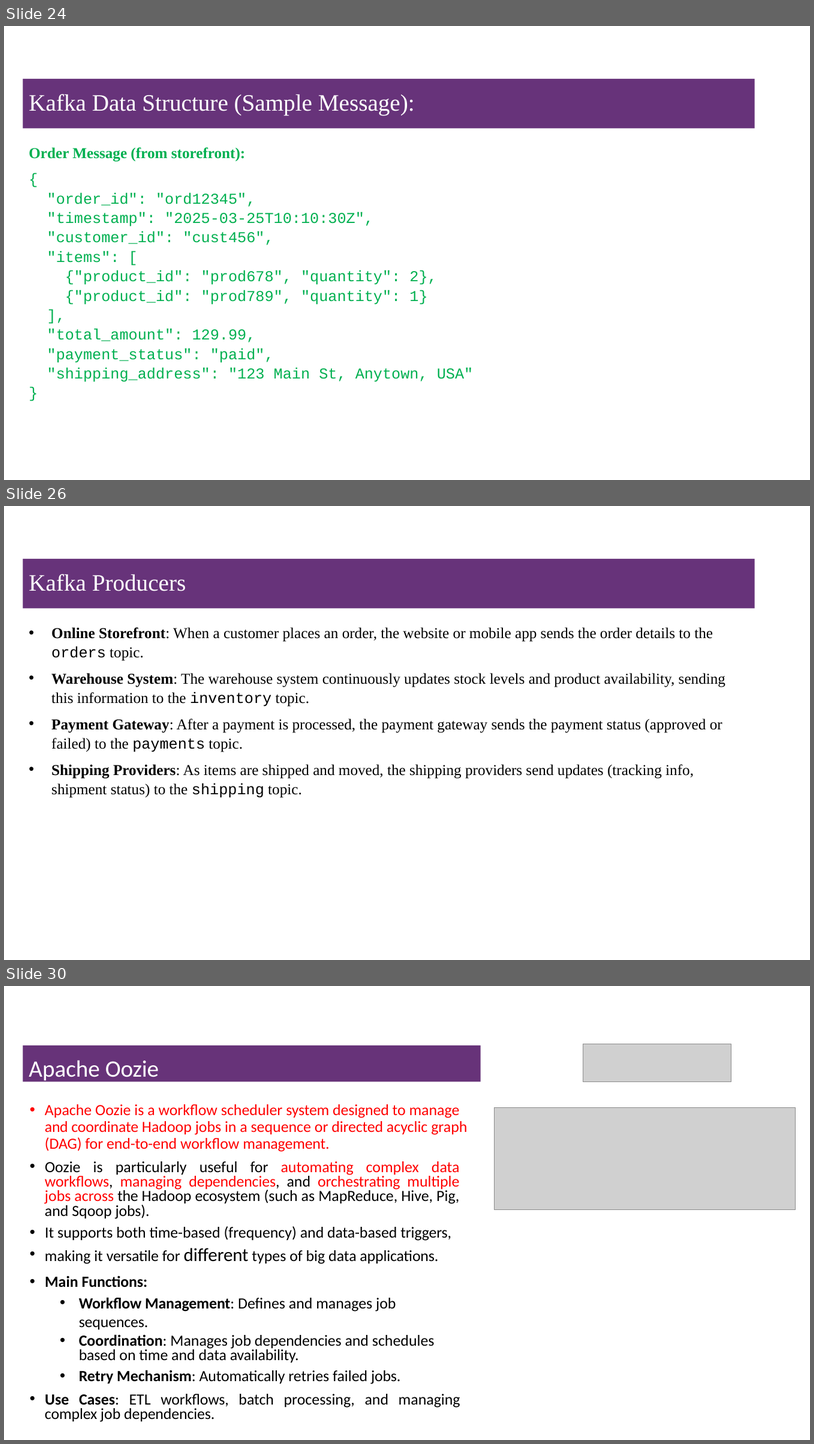
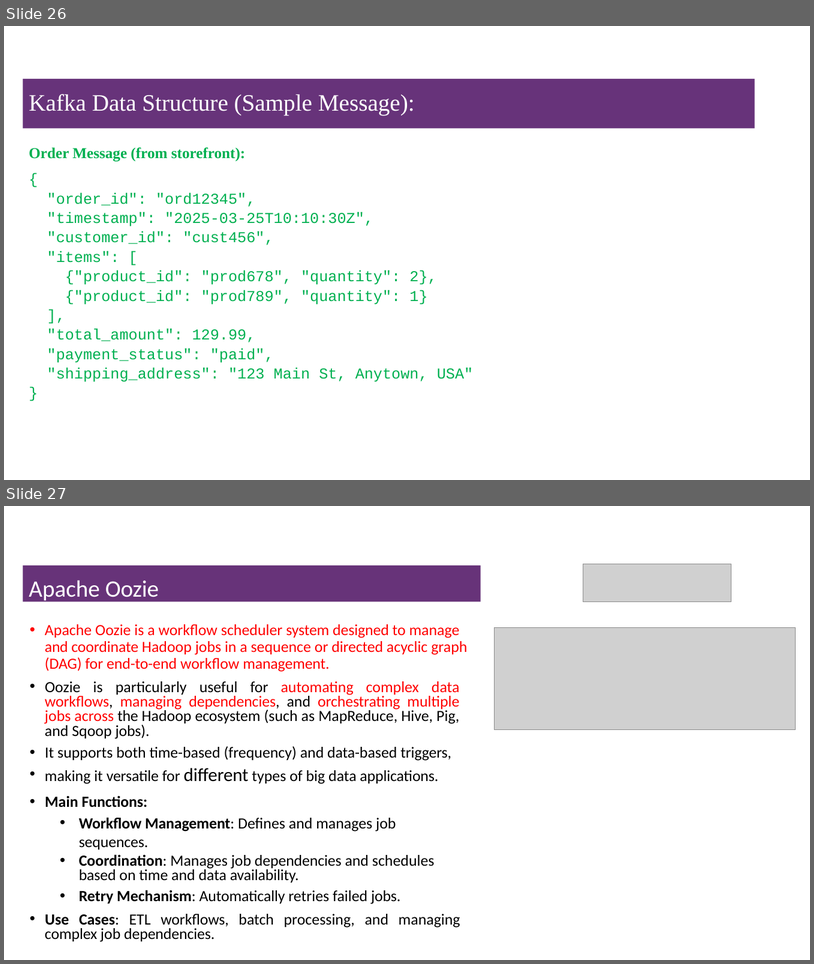
Before and after one commit to msfasha/307401-Big-Data, a slide deck: Lecture Notes/Section 2 - Introduction to Hadoop Eco System/2-Introduction to Hadoop Eco System.pptx. Shown one above the other, each under a label of ours: slides 24, 26 and 30 before the commit, slides 26 and 27 after it; the slides between them are not shown. The pictures are 814x1444 and 814x964 pixels, drawn with LibreOffice and Linux fonts; fonts in the diff are those of the drawing; grey boxes stand for pictures; background and template pictures are left out. Boxes give left, top, right and bottom in pixels: in the first picture for what was removed or moved away, otherwise in the second. Text is boxed around its words. In the diff, an @@ line names an element or a change of style, - is before the commit and + after.

Commit message:
some modifications to the kafka part

```diff
--- a/Lecture Notes/Section 2 - Introduction to Hadoop Eco System/2-Introduction to Hadoop Eco System.pptx
+++ b/Lecture Notes/Section 2 - Introduction to Hadoop Eco System/2-Introduction to Hadoop Eco System.pptx
@@ slide 26 removed at (4,506,810,960), background #FFFFFF @@
@@ title removed at (23,559,755,608) @@
-Kafka Producers
@@ text removed at (51,627,726,798) @@
-• Online Storefront: When a customer places an order, the website or mobile app sends the order details to the orders topic.
-• Warehouse System: The warehouse system continuously updates stock levels and product availability, sending this information to the inventory topic.
-• Payment Gateway: After a payment is processed, the payment gateway sends the payment status (approved or failed) to the payments topic.
-• Shipping Providers: As items are shipped and moved, the shipping providers send updates (tracking info, shipment status) to the shipping topic.
@@ what was slide 24 is now slide 26 @@
@@ what was slide 30 is now slide 27 @@
```
Also in this commit, not shown: 3 slides changed, 2 slides added, 4 other slides removed, 1 other file.
